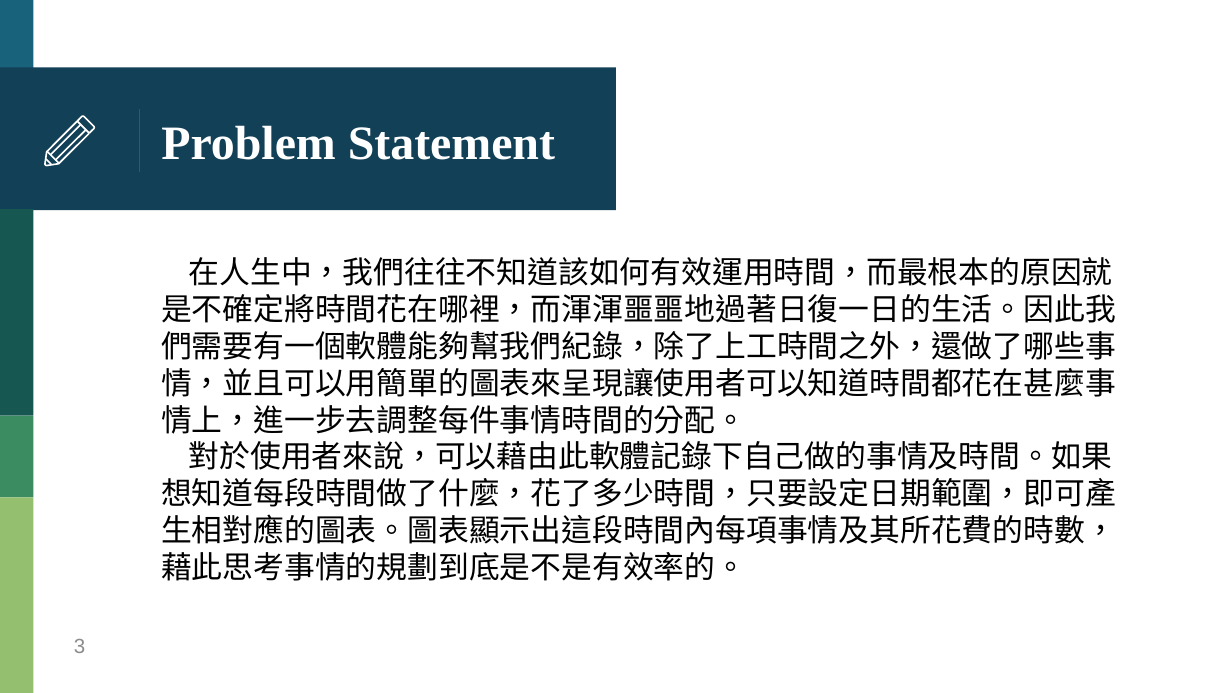
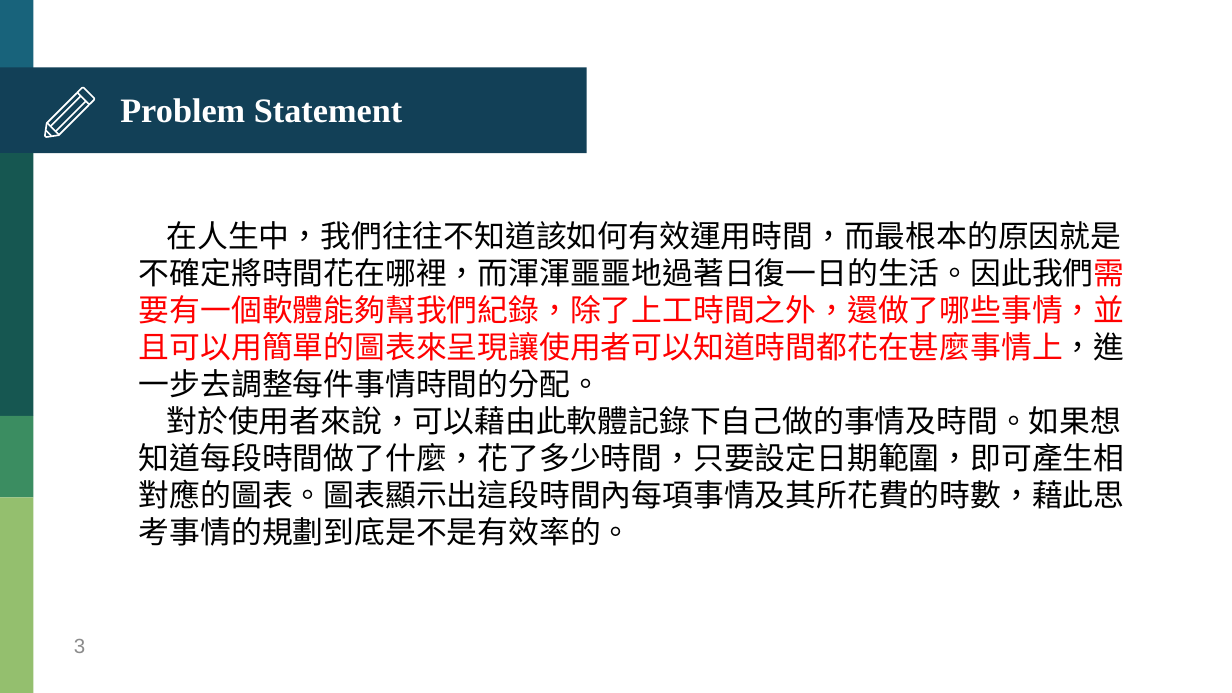
Before and after one commit to HankTwZhong/OOAD, a slide deck: slide 3 of OOAD_Midterm.pptx. Drawn at 1232x693 pixels with LibreOffice and Linux fonts; fonts in the diff are those of the drawing. Boxes give left, top, right and bottom in pixels: in the first picture for what was removed or moved away, otherwise in the second. Text is boxed around its words. In the diff, an @@ line names an element or a change of style, - is before the commit and + after.

Commit message:
modify ppt and move chartInformation test

```diff
--- a/OOAD_Midterm.pptx
+++ b/OOAD_Midterm.pptx
@@ rectangle: place and size @@
-rectangle at (0, 68, 616, 211)
+rectangle at (0, 68, 586, 153)
@@ title "Problem Statement": place and size @@
-title "Problem Statement" at (161, 125, 555, 160)
+title "Problem Statement" at (120, 98, 402, 123)
@@ title "Problem Statement" at (120, 98, 402, 123): size 28 to 20 pt @@
@@ line removed from (139, 110) to (139, 172) @@
@@ group added at (44, 87, 95, 137): 6 freeform shapes @@
@@ rectangle: place and size @@
-rectangle at (0, 209, 33, 416)
+rectangle at (0, 153, 33, 415)
@@ group removed at (44, 116, 95, 166): 6 freeform shapes @@
@@ text "在人生中，我們往往不知道該如何有效運用時間，而最根本的原因就是不確定將時間花在哪裡，而渾渾噩噩地過著日復一日的生活。因此 ...": place and size @@
-text "在人生中，我們往往不知道該如何有效運用時間，而最根本的原因就是不確定將時間花在哪裡，而渾渾噩噩地過著日復一日的生活。因此 ..." at (161, 257, 1116, 581)
+text "在人生中，我們往往不知道該如何有效運用時間，而最根本的原因就是不確定將時間花在哪裡，而渾渾噩噩地過著日復一日的生活。因此 ..." at (139, 221, 1125, 546)
@@ text at (139, 221, 1125, 398): text colour #000000 to #FF0000 in "在人生中，我們往往不知道該如何有效運用時間，而最根本的原因就是不確定將時間花在哪裡，而渾渾噩噩地過著日復一日的生活。因此 ..." @@
```
Also in this commit, not shown: 23 other slides changed, 2 slides added, 2 slides removed, 14 other files.
